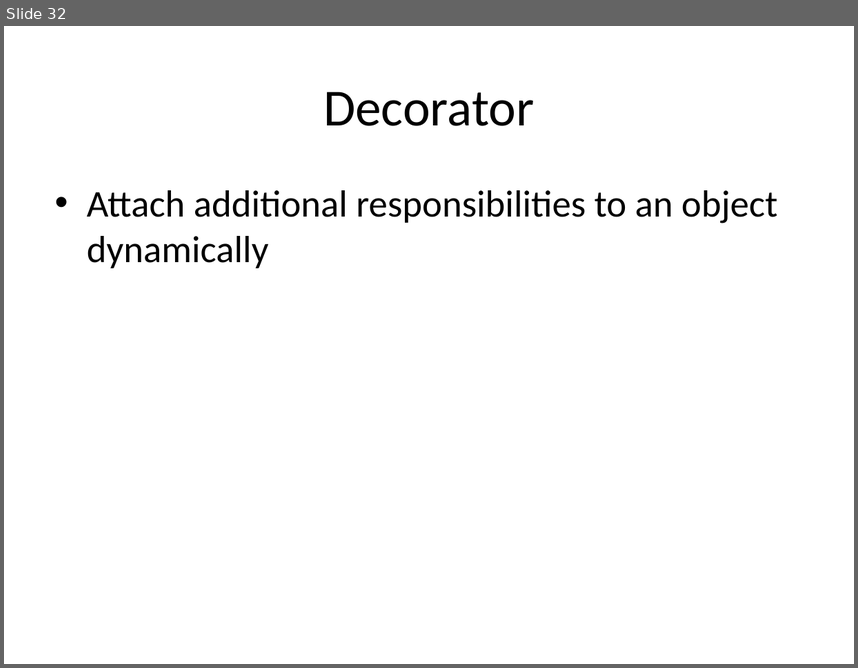
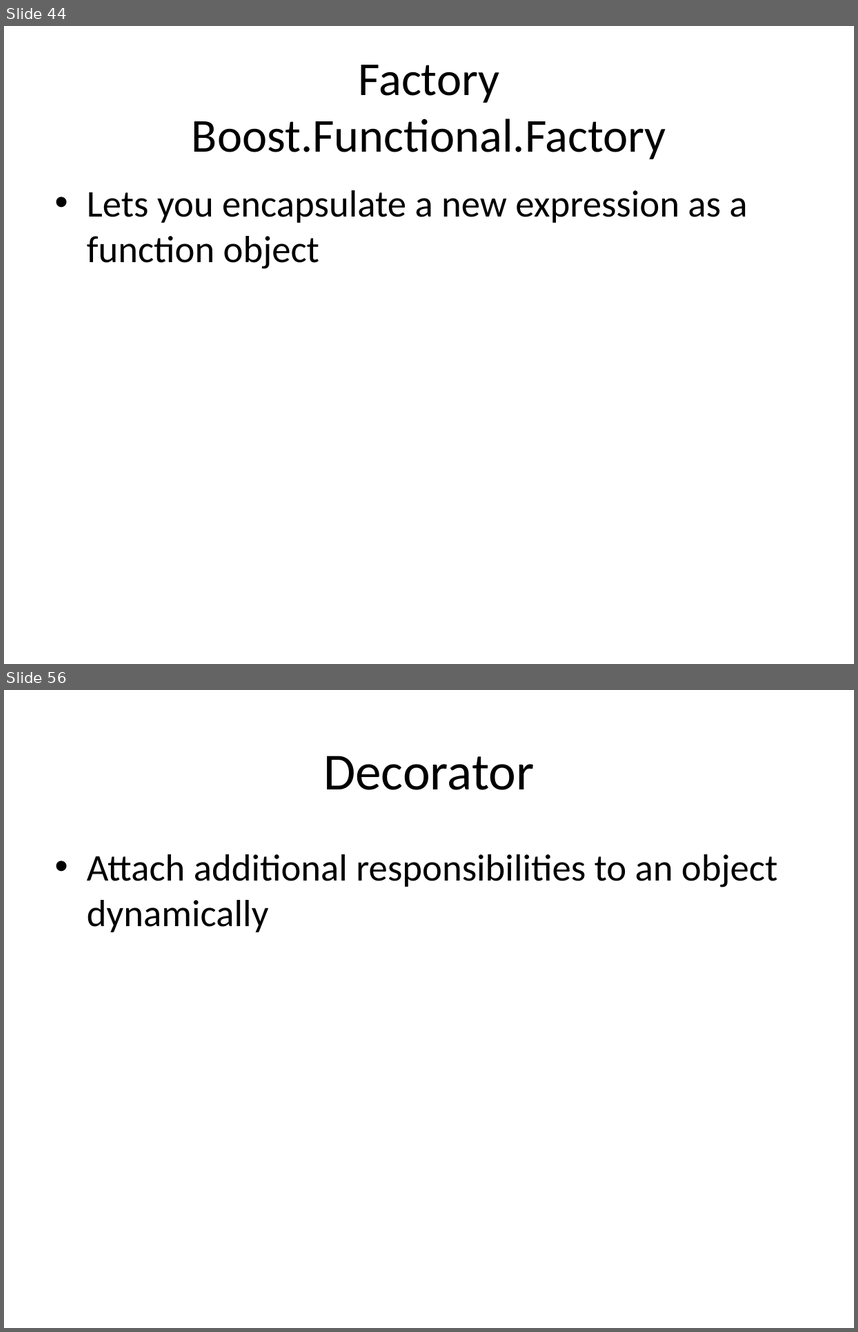
Before and after one commit to kamyu104/GofPatterns, a slide deck: Effective patterns.ppt. Shown one above the other, each under a label of ours: slide 32 before the commit, slides 44 and 56 after it; the slides between them are not shown. The pictures are 858x668 and 858x1332 pixels, drawn with LibreOffice and Linux fonts; fonts in the diff are those of the drawing. Boxes give left, top, right and bottom in pixels: in the first picture for what was removed or moved away, otherwise in the second. Text is boxed around its words. In the diff, an @@ line names an element or a change of style, - is before the commit and + after.

```diff
--- a/Effective patterns.ppt
+++ b/Effective patterns.ppt
@@ slide 44 added at [4,26,854,664], background #FFFFFF @@
@@ title added at [192,65,666,159], 40 pt, text #000000 @@
+Factory
+Boost.Functional.Factory
@@ text added at [87,190,747,269], 32 pt, text #000000 @@
+• Lets you encapsulate a new expression as a function object
@@ what was slide 32 is now slide 56 @@
```
Also in this commit, not shown: 2 slides changed, 23 other slides added, 5 other files.
